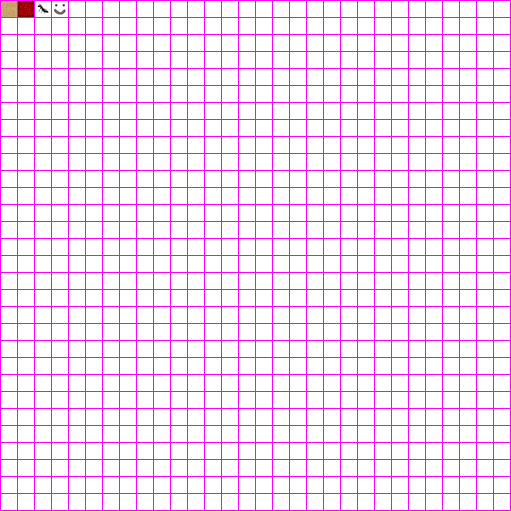
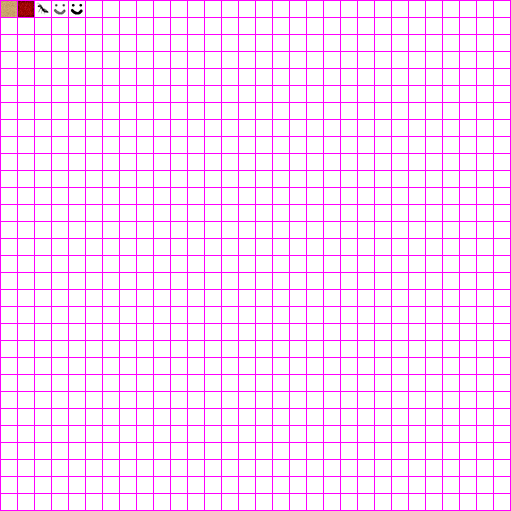
Comparing the layer stacks of the two 511px x 511px images. Changes:
added layer "Player" in group "Objects" over (70, 3, 83, 15)
